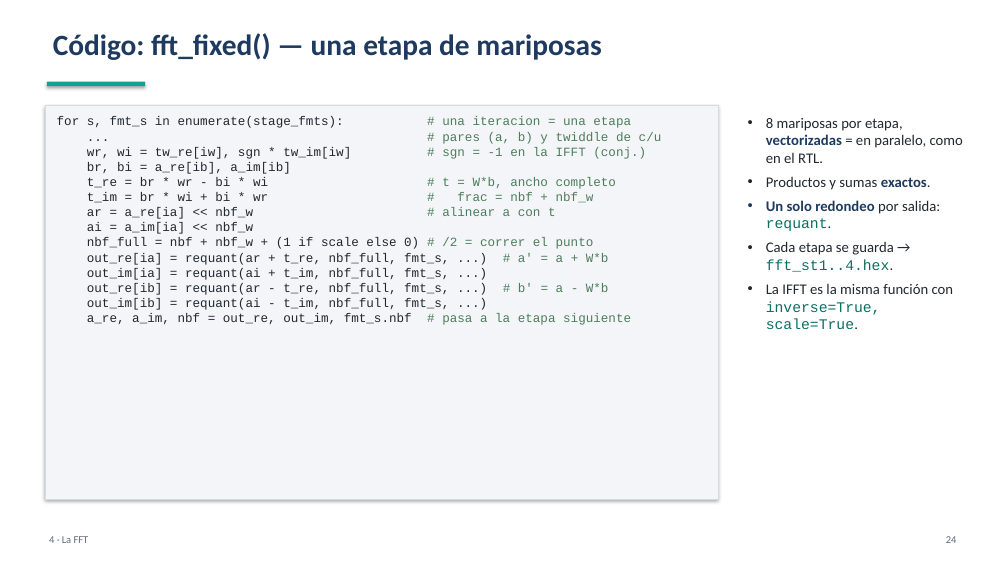
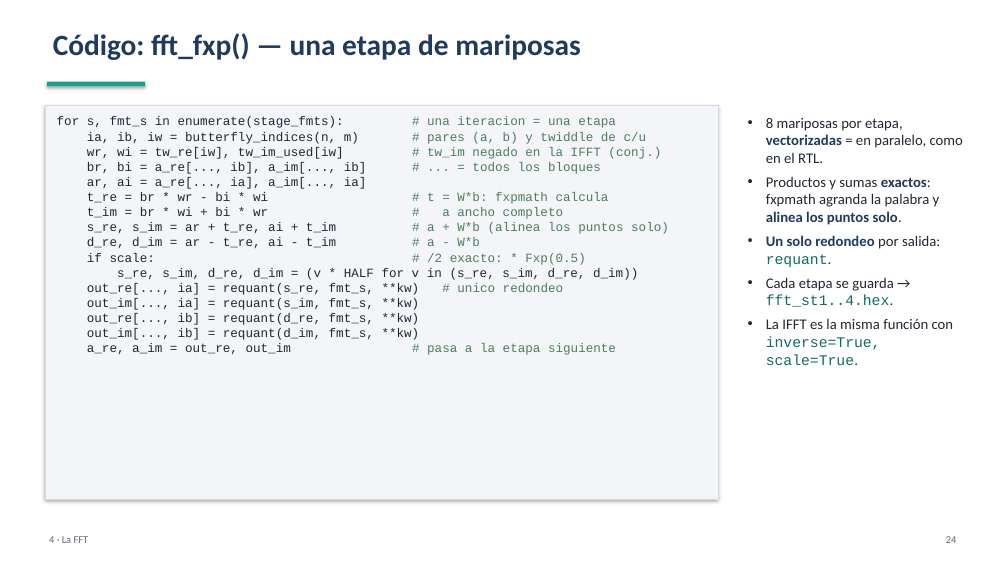
Before and after one commit to GarciaBigi/Complex_Digital_Filter, a slide deck: slide 24 of Golden_model/frec_pf/docs/golden_model_resumen.pptx. Drawn at 1008x567 pixels with LibreOffice and Linux fonts; fonts in the diff are those of the drawing. Boxes give left, top, right and bottom in pixels: in the first picture for what was removed or moved away, otherwise in the second. Text is boxed around its words. In the diff, an @@ line names an element or a change of style, - is before the commit and + after.

```diff
--- a/Golden_model/frec_pf/docs/golden_model_resumen.pptx
+++ b/Golden_model/frec_pf/docs/golden_model_resumen.pptx
@@ text at box(53, 33, 580, 60): text changed @@
-Código: fft_fixed() — una etapa de mariposas
+Código: fft_fxp() — una etapa de mariposas
@@ text in rectangle at box(87, 132, 669, 355): text changed @@
-... # pares (a, b) y twiddle de c/u
-wr, wi = tw_re[iw], sgn * tw_im[iw] # sgn = -1 en la IFFT (conj.)
-br, bi = a_re[ib], a_im[ib]
-t_re = br * wr - bi * wi # t = W*b, ancho completo
-t_im = br * wi + bi * wr # frac = nbf + nbf_w
-ar = a_re[ia] << nbf_w # alinear a con t
-ai = a_im[ia] << nbf_w
-nbf_full = nbf + nbf_w + (1 if scale else 0) # /2 = correr el punto
-out_re[ia] = requant(ar + t_re, nbf_full, fmt_s, ...) # a' = a + W*b
-out_im[ia] = requant(ai + t_im, nbf_full, fmt_s, ...)
-out_re[ib] = requant(ar - t_re, nbf_full, fmt_s, ...) # b' = a - W*b
-out_im[ib] = requant(ai - t_im, nbf_full, fmt_s, ...)
-a_re, a_im, nbf = out_re, out_im, fmt_s.nbf # pasa a la etapa siguiente
+ia, ib, iw = butterfly_indices(n, m) # pares (a, b) y twiddle de c/u
+wr, wi = tw_re[iw], tw_im_used[iw] # tw_im negado en la IFFT (conj.)
+br, bi = a_re[..., ib], a_im[..., ib] # ... = todos los bloques
+ar, ai = a_re[..., ia], a_im[..., ia]
+t_re = br * wr - bi * wi # t = W*b: fxpmath calcula
+t_im = br * wi + bi * wr # a ancho completo
+s_re, s_im = ar + t_re, ai + t_im # a + W*b (alinea los puntos solo)
+d_re, d_im = ar - t_re, ai - t_im # a - W*b
+if scale: # /2 exacto: * Fxp(0.5)
+s_re, s_im, d_re, d_im = (v * HALF for v in (s_re, s_im, d_re, d_im))
+out_re[..., ia] = requant(s_re, fmt_s, **kw) # unico redondeo
+out_im[..., ia] = requant(s_im, fmt_s, **kw)
+out_re[..., ib] = requant(d_re, fmt_s, **kw)
+out_im[..., ib] = requant(d_im, fmt_s, **kw)
+a_re, a_im = out_re, out_im # pasa a la etapa siguiente
@@ text at box(766, 177, 940, 225): text changed @@
-• Productos y sumas exactos.
+• Productos y sumas exactos: fxpmath agranda la palabra y alinea los puntos solo.
```
Also in this commit, not shown: 18 other slides changed, 1 slide added, 7 other files.
